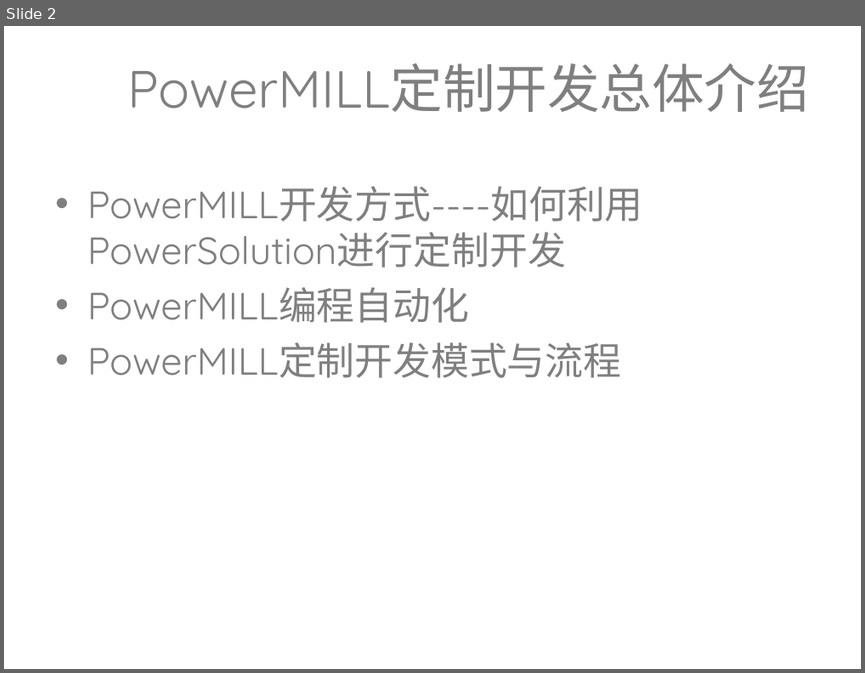
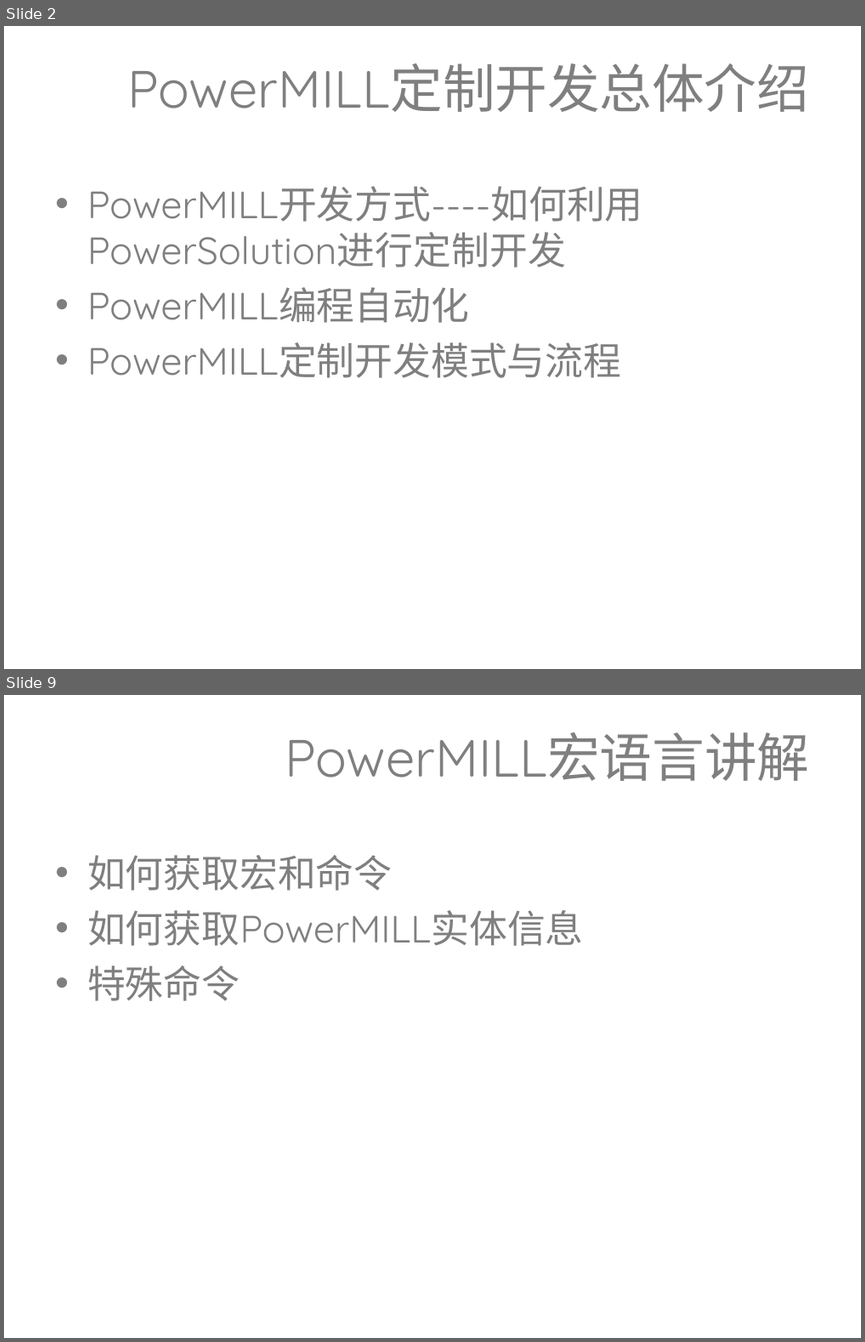
Before and after one commit to lixiaolei19821218/Training_PPT, a slide deck: 定制开发培训.ppt. Shown one above the other, each under a label of ours: slide 2 before the commit, slides 2 and 9 after it; the slides between them are not shown. The pictures are 865x673 and 865x1342 pixels, drawn with LibreOffice and Linux fonts; fonts in the diff are those of the drawing; background and template pictures are left out. Boxes give left, top, right and bottom in pixels: in the first picture for what was removed or moved away, otherwise in the second. Text is boxed around its words. In the diff, an @@ line names an element or a change of style, - is before the commit and + after.

```diff
--- a/定制开发培训.ppt
+++ b/定制开发培训.ppt
@@ slide 9 added at bbox=[4, 695, 861, 1338], background picture (left out) @@
@@ title added at bbox=[284, 732, 809, 781], 44 pt, text #7F7F7F @@
+PowerMILL宏语言讲解
@@ text added at bbox=[87, 855, 584, 1001], 32 pt, text #7F7F7F @@
+• 如何获取宏和命令
+• 如何获取PowerMILL实体信息
+• 特殊命令
```
Also in this commit, not shown: 21 other slides added, 1 slide removed.
